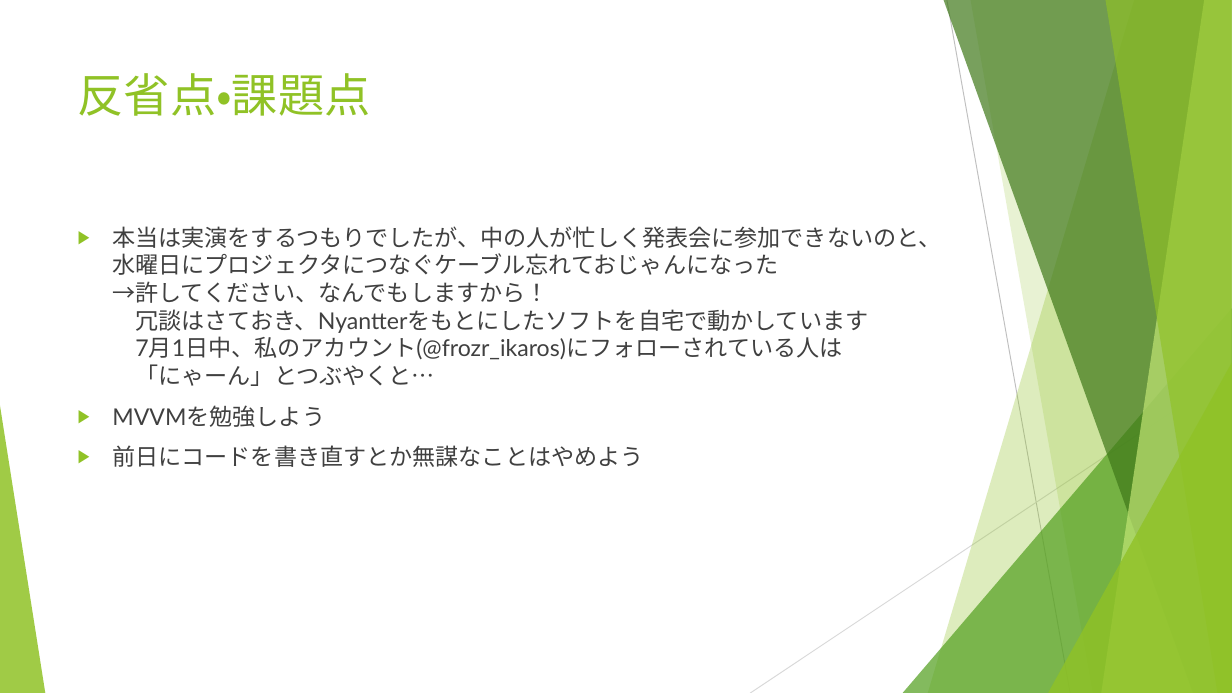
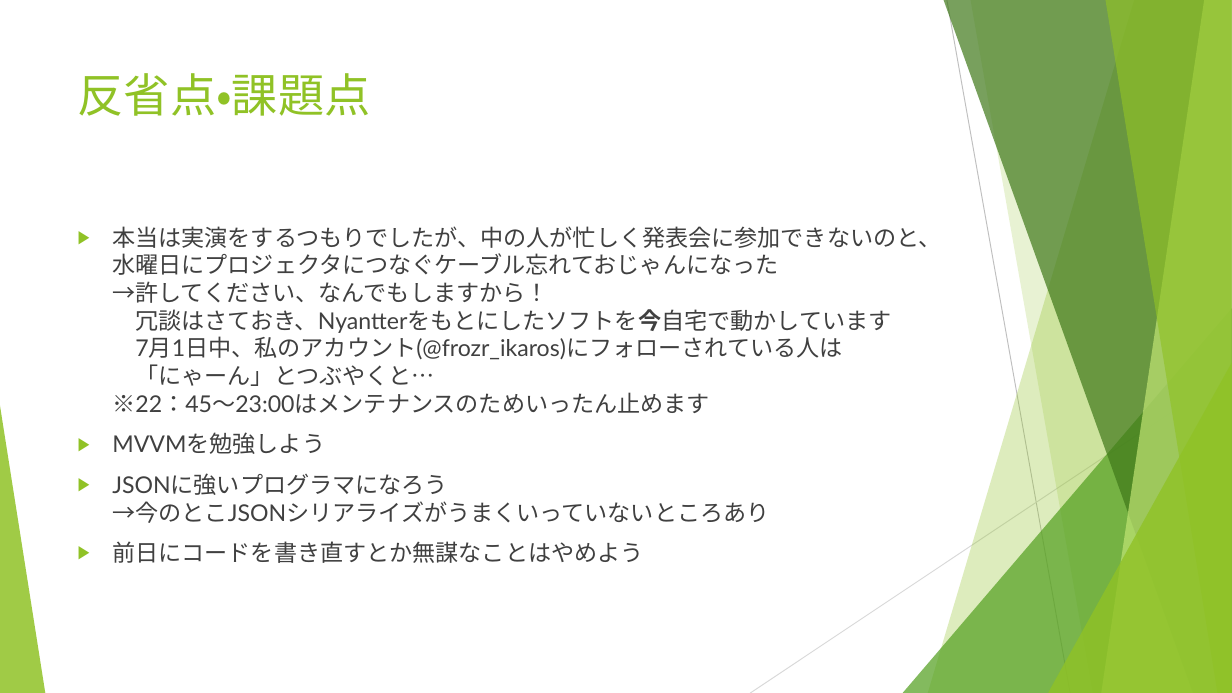
Before and after one commit to ikarostech/Nyantter, a slide deck: slide 7 of Nyantter/プロ研発表会.pptx. Drawn at 1232x693 pixels with LibreOffice and Linux fonts; fonts in the diff are those of the drawing. Boxes give left, top, right and bottom in pixels: in the first picture for what was removed or moved away, otherwise in the second. Text is boxed around its words. In the diff, an @@ line names an element or a change of style, - is before the commit and + after.

```diff
--- a/Nyantter/プロ研発表会.pptx
+++ b/Nyantter/プロ研発表会.pptx
@@ text at [112,226,941,413]: text changed @@
-▶ 本当は実演をするつもりでしたが、中の人が忙しく発表会に参加できないのと、水曜日にプロジェクタにつなぐケーブル忘れておじゃんになった
-  →許してください、なんでもしますから！
-  冗談はさておき、Nyantterをもとにしたソフトを自宅で動かしています
-  7月1日中、私のアカウント(@frozr_ikaros)にフォローされている人は
-  「にゃーん」とつぶやくと…
+▶ 本当は実演をするつもりでしたが、中の人が忙しく発表会に参加できないのと、水曜日にプロジェクタにつなぐケーブル忘れておじゃんになった
+  →許してください、なんでもしますから！
+  冗談はさておき、Nyantterをもとにしたソフトを今自宅で動かしています
+  7月1日中、私のアカウント(@frozr_ikaros)にフォローされている人は
+  「にゃーん」とつぶやくと…
+  ※22：45～23:00はメンテナンスのためいったん止めます
@@ text at [112,473,769,523]: paragraph added @@
+▶ JSONに強いプログラマになろう
+  →今のとこJSONシリアライズがうまくいっていないところあり
```
Also in this commit, not shown: 1 slide added.
